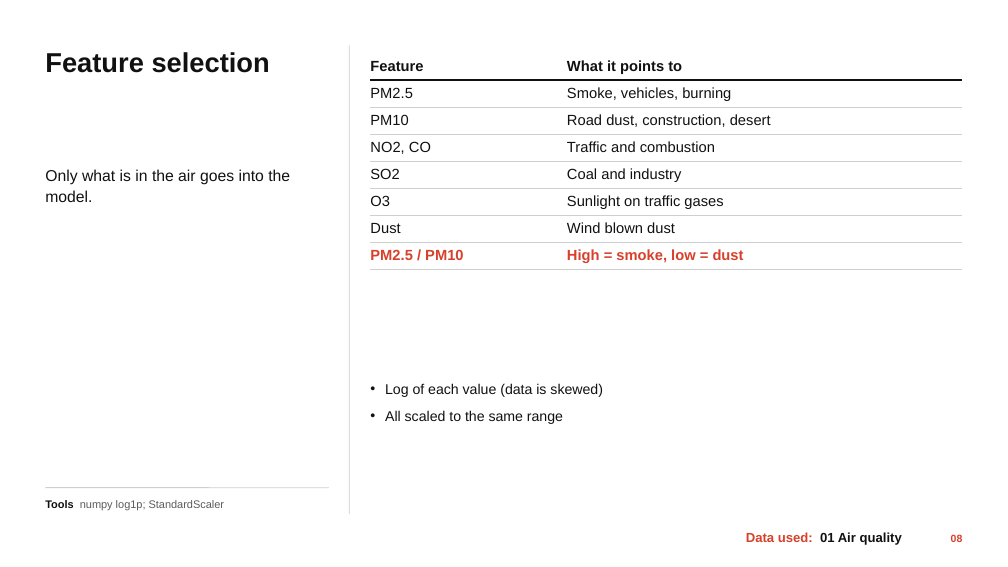
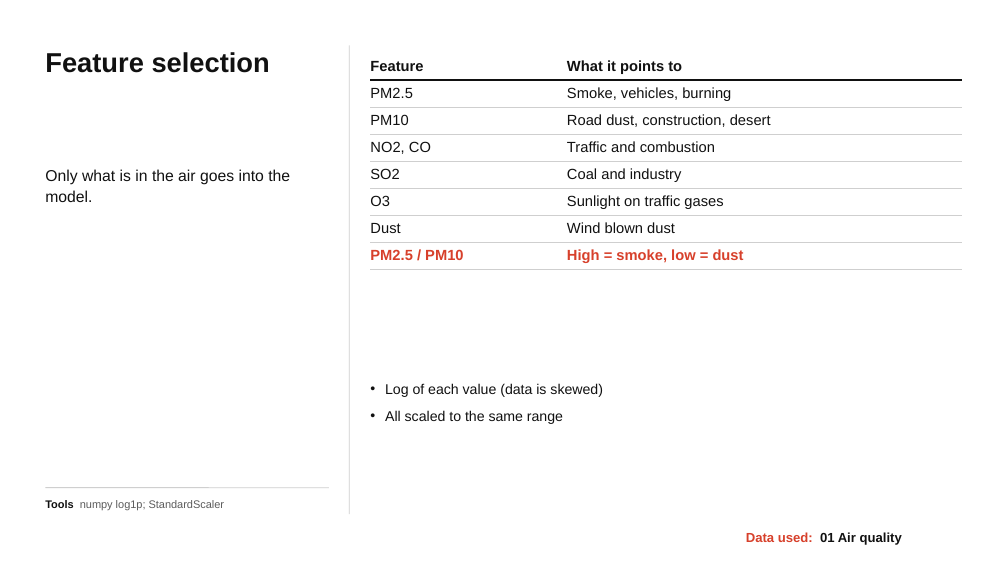
Before and after one commit to tanmayg122/india-air-pollution-tracker, a slide deck: slide 8 of presentation/Tanmay_24151020_Air_Pollution_Types.pptx. Drawn at 1008x567 pixels with LibreOffice and Linux fonts; fonts in the diff are those of the drawing. Boxes give left, top, right and bottom in pixels: in the first picture for what was removed or moved away, otherwise in the second. Text is boxed around its words. In the diff, an @@ line names an element or a change of style, - is before the commit and + after.

```diff
--- a/presentation/Tanmay_24151020_Air_Pollution_Types.pptx
+++ b/presentation/Tanmay_24151020_Air_Pollution_Types.pptx
@@ text removed at (951,535,963,542) @@
-08
```
Also in this commit, not shown: 25 other slides changed, 1 other file.
